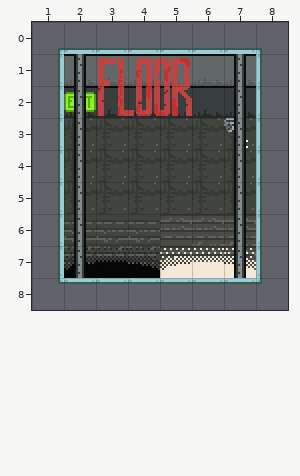
An edit to a level. Tiled map (JSON), assets/maps/03-stairwell-lvl-5-day.json. The picture above was drawn from the file before the commit.
Cells are 16x16 px. Shown: x 1..8, y 0..8.
After the commit:
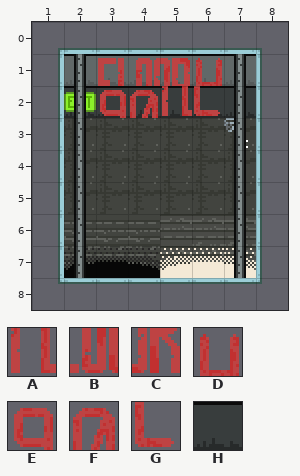
Key: from "floor-numbers": A 8, B 9, C 10, D 13, E 18, F 19, G 31; from "office-divider": H 7.
_ is an empty cell, . an unchanged one.
Message: Fixing stairwell floor numbers.
The edit:
--- layer "Floor"
@@ x 3..6 @@
-2 ____
+2 HHHH
--- layer "Walls"
@@ x 3..6 @@
-2 HHHH
+2 ____
--- layer "Ceiling"
@@ x 3..6 @@
-1 ..._
-2 ABC_
+1 ...D
+2 EFAG
